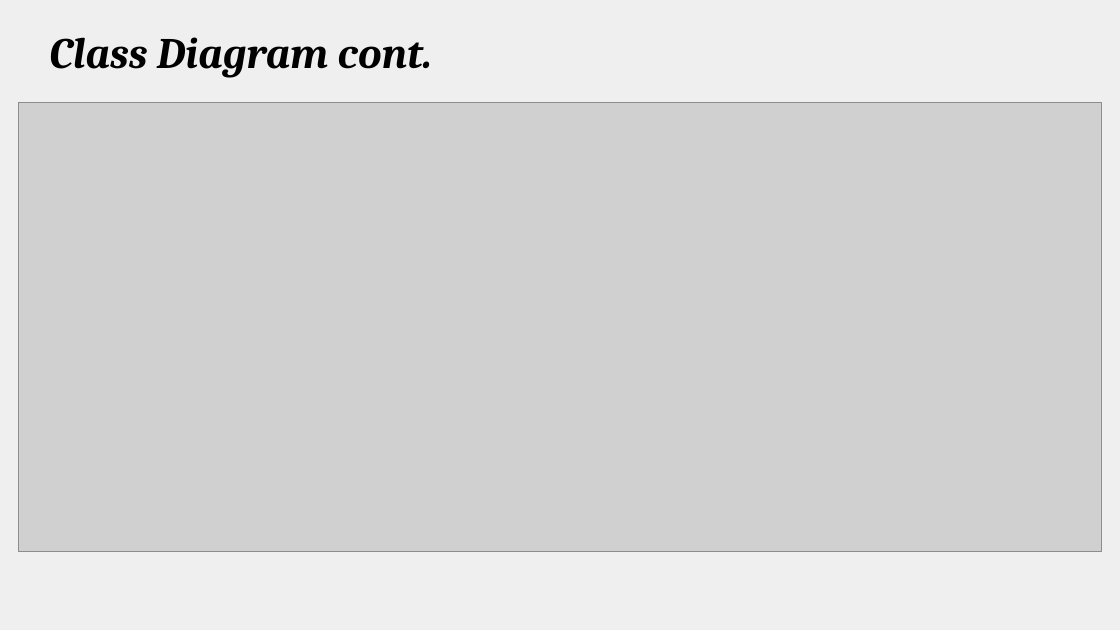
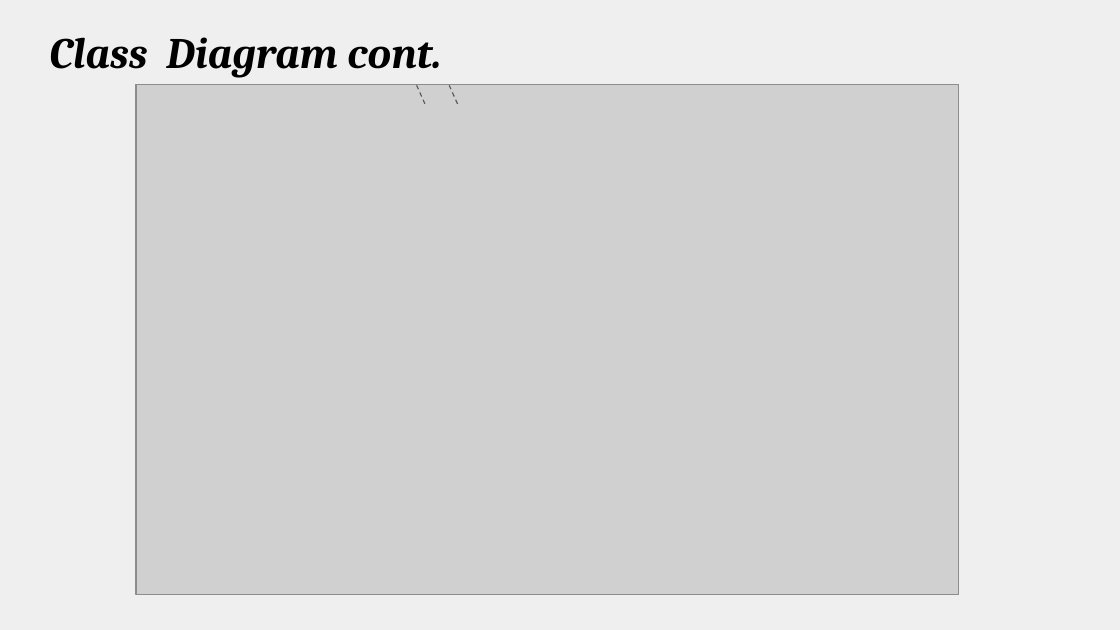
Before and after one commit to amgunden/cs414-f17-301-chessire-coders, a slide deck: slide 12 of documentation/P3 Presentation.pptx (slide 13 before the commit). Drawn at 1120x630 pixels with LibreOffice and Linux fonts; fonts in the diff are those of the drawing; grey boxes stand for pictures. Boxes give left, top, right and bottom in pixels: in the first picture for what was removed or moved away, otherwise in the second. Text is boxed around its words. In the diff, an @@ line names an element or a change of style, - is before the commit and + after.

```diff
--- a/documentation/P3 Presentation.pptx
+++ b/documentation/P3 Presentation.pptx
@@ title "Class Diagram cont." rewrapped from (x1=49, y1=37, x2=432, y2=78) to (x1=49, y1=37, x2=441, y2=78) @@
@@ picture resized from (x1=19, y1=103, x2=1102, y2=552) to (x1=136, y1=84, x2=959, y2=594) @@
@@ line added from (424, 104) to (417, 85), #595959 0.75 pt dashed @@
@@ line added from (458, 104) to (449, 85), #595959 0.75 pt dashed @@
```
Also in this commit, not shown: 5 other slides changed, 3 slides added, 1 other file.
